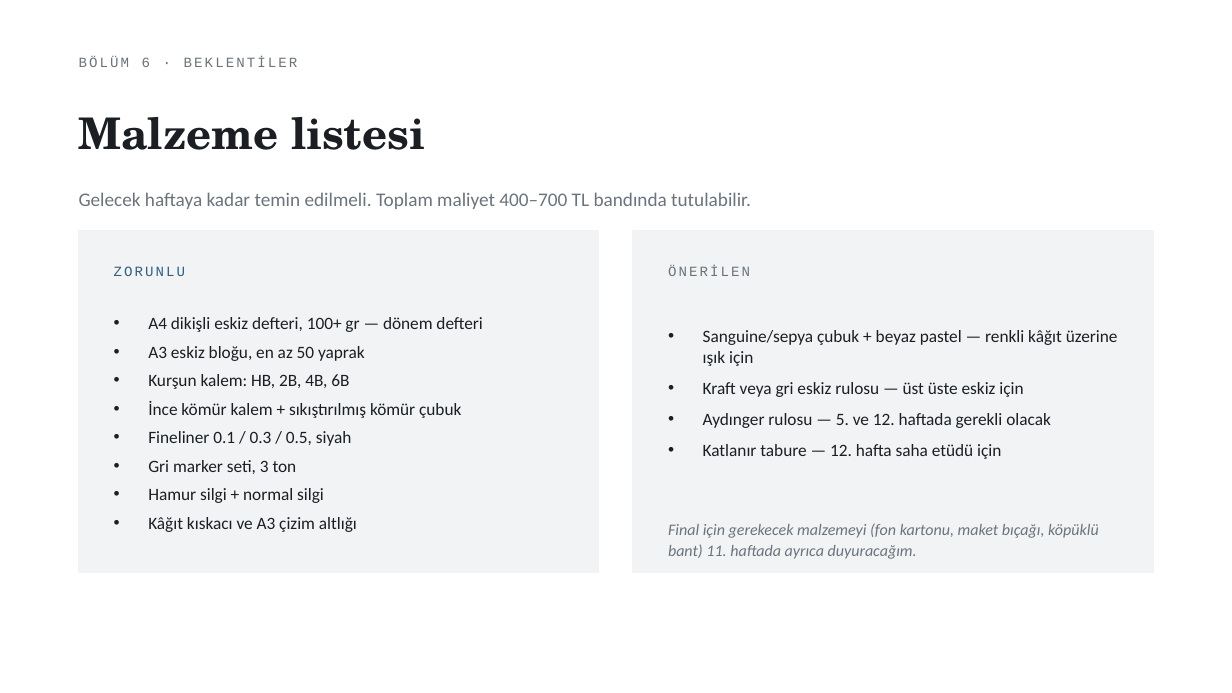
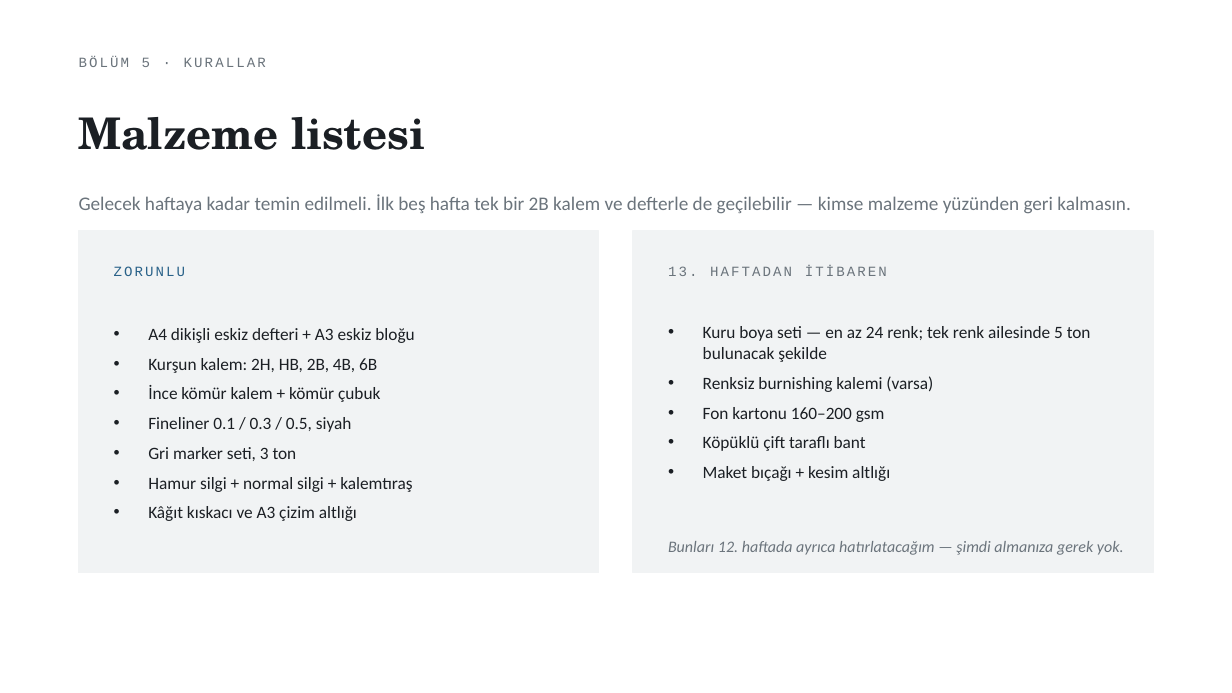
Before and after one commit to bunal91/sanat-ve-mekan, a slide deck: slide 31 of ders/serbest-cizim-teknikleri/02-1hafta-sunum.pptx (slide 30 before the commit). Drawn at 1232x693 pixels with LibreOffice and Linux fonts; fonts in the diff are those of the drawing. Boxes give left, top, right and bottom in pixels: in the first picture for what was removed or moved away, otherwise in the second. Text is boxed around its words. In the diff, an @@ line names an element or a change of style, - is before the commit and + after.

```diff
--- a/ders/serbest-cizim-teknikleri/02-1hafta-sunum.pptx
+++ b/ders/serbest-cizim-teknikleri/02-1hafta-sunum.pptx
@@ text at (79,57,266,67): text changed @@
-BÖLÜM 6 · BEKLENTİLER
+BÖLÜM 5 · KURALLAR
@@ text at (79,194,1130,214): text changed @@
-Gelecek haftaya kadar temin edilmeli. Toplam maliyet 400–700 TL bandında tutulabilir.
+Gelecek haftaya kadar temin edilmeli. İlk beş hafta tek bir 2B kalem ve defterle de geçilebilir — kimse malzeme yüzünden geri kalmasın.
@@ text at (668,266,887,276): text changed @@
-ÖNERİLEN
+13. HAFTADAN İTİBAREN
@@ text at (148,328,414,402): text changed @@
-• A4 dikişli eskiz defteri, 100+ gr — dönem defteri
-• A3 eskiz bloğu, en az 50 yaprak
-• Kurşun kalem: HB, 2B, 4B, 6B
-• İnce kömür kalem + sıkıştırılmış kömür çubuk
+• A4 dikişli eskiz defteri + A3 eskiz bloğu
+• Kurşun kalem: 2H, HB, 2B, 4B, 6B
+• İnce kömür kalem + kömür çubuk
@@ text at (703,326,1091,481): text changed @@
-• Sanguine/sepya çubuk + beyaz pastel — renkli kâğıt üzerine ışık için
-• Kraft veya gri eskiz rulosu — üst üste eskiz için
-• Aydınger rulosu — 5. ve 12. haftada gerekli olacak
-• Katlanır tabure — 12. hafta saha etüdü için
+• Kuru boya seti — en az 24 renk; tek renk ailesinde 5 ton bulunacak şekilde
+• Renksiz burnishing kalemi (varsa)
+• Fon kartonu 160–200 gsm
+• Köpüklü çift taraflı bant
+• Maket bıçağı + kesim altlığı
@@ text at (148,417,357,521): more space between paragraphs @@
@@ text at (148,477,412,492): text changed @@
-• Hamur silgi + normal silgi
+• Hamur silgi + normal silgi + kalemtıraş
@@ text at (668,541,1124,555): text changed @@
-Final için gerekecek malzemeyi (fon kartonu, maket bıçağı, köpüklü bant) 11. haftada ayrıca duyuracağım.
+Bunları 12. haftada ayrıca hatırlatacağım — şimdi almanıza gerek yok.
```
Also in this commit, not shown: 21 other slides changed, 12 slides added, 11 slides removed, 2 other files.
